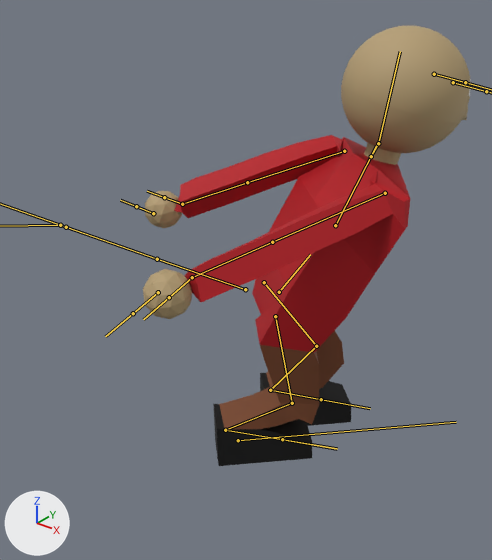
The FBX model Assets/Models/Human.fbx: old version first, new version second.
Both versions are drawn from a camera (50 mm lens) standing at (1.68, -2.04, 2.14) and looking at (0.1, -0.07, 0.92). The axes (+X, +Y, +Z) are drawn at lower left. The lights are the same throughout. Both versions are drawn at frame 17 of the action 'Armature|NinjaMove'; the numbers are the values there. The bones that bend it are drawn over the model as lines.

The first picture shows 'Model'.
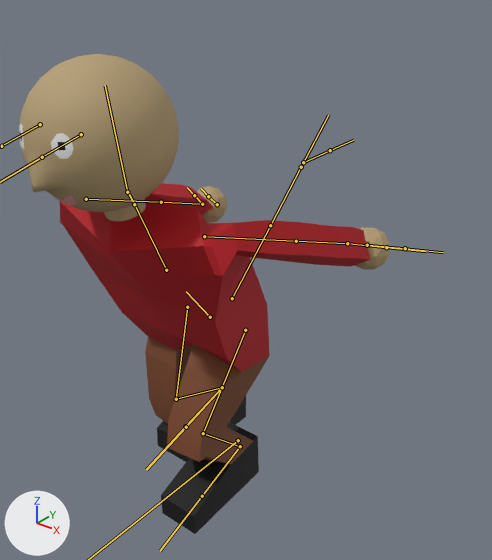
Pixel boxes [x1, y1, x2, y2] of what changed, in the pictures (492 x 560 px):
'Model', posed (13% wider, 9% taller): before [143, 26, 471, 466]; after [19, 54, 390, 534]
bone 'Lower Torso', root to tip: before (279, 292) to (310, 254); after (210, 317) to (186, 291)
bone 'Upper Arm.L', root to tip: before (344, 151) to (247, 182); after (204, 236) to (296, 241)
bone 'Upper Arm.R', root to tip: before (385, 193) to (272, 242); after (86, 199) to (161, 202)
bone 'Upper Leg.L', root to tip: before (264, 282) to (316, 346); after (245, 330) to (203, 433)
bone 'Lower Leg.L', root to tip: before (316, 346) to (270, 390); after (203, 433) to (240, 446)
bone 'Lower Leg.R', root to tip: before (292, 403) to (225, 430); after (176, 399) to (222, 387)
bone 'Foot.R', root to tip: before (225, 430) to (282, 439); after (222, 387) to (185, 426)

The change in detail:
Bone 'Control' (bone_control) turns from (0, 0, -136) to (0, 0, 0) degrees about its own x, y and z.
Bone 'Lower Torso' (bone_lower_torso) moves from (0.0, -0.128, 0.093) to (0.0, -0.153, 0.097).
Bone 'Upper Arm.L' (bone_upper_arm_l) turns from (-119, -61, 40) to (-120, -59, 42) degrees about its own x, y and z.
Bone 'Upper Arm.R' (bone_upper_arm_r) turns from (-110, 64, -29) to (-111, 62, -30) degrees about its own x, y and z.
Bone 'Upper Leg.L' (bone_upper_leg_l) turns from (-4, -2, 49) to (-4, -2, 52) degrees about its own x, y and z.
Bone 'Lower Leg.L' (bone_lower_leg_l) turns from (47, 0, 1) to (53, 0, 1) degrees about its own x, y and z.
Bone 'Lower Leg.R' (bone_lower_leg_r) turns from (46, 0, -1) to (51, 0, -1) degrees about its own x, y and z.
Bone 'Foot.R' (bone_foot_r) turns from (50, -2, 4) to (54, -2, 4) degrees about its own x, y and z.
